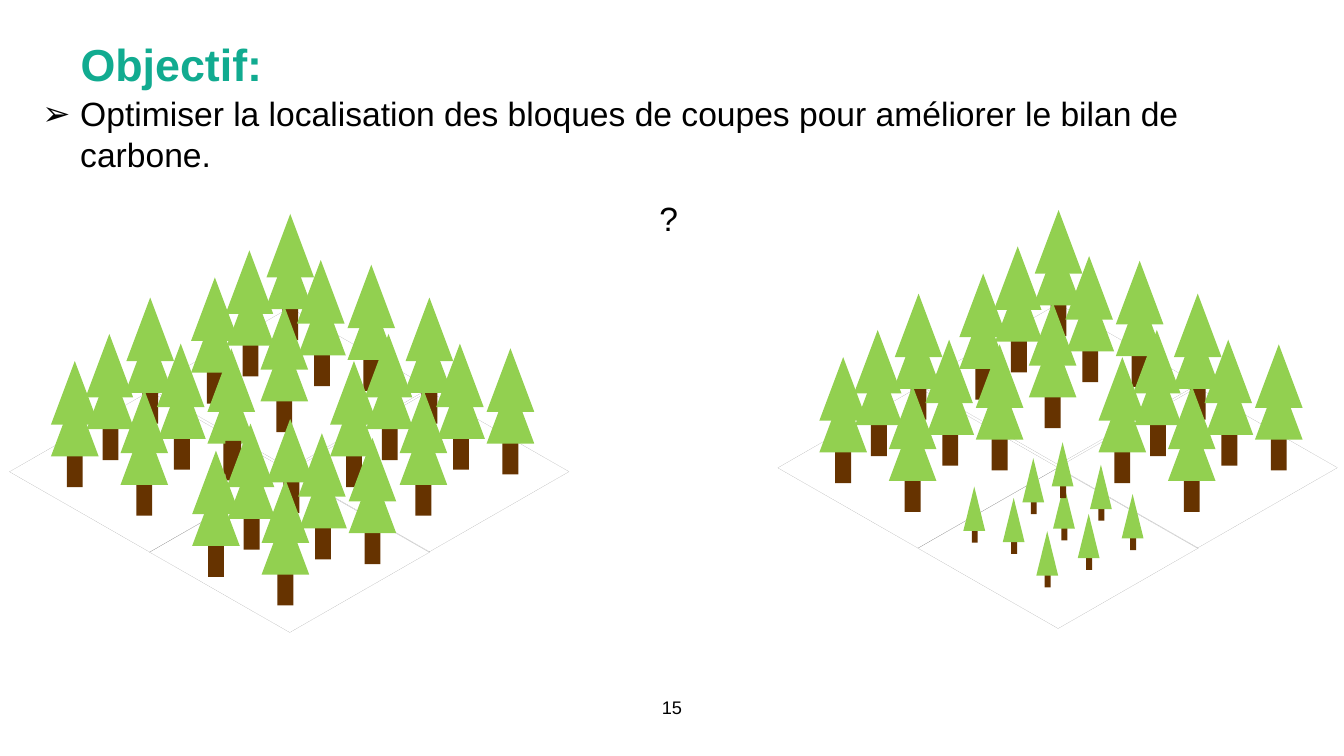
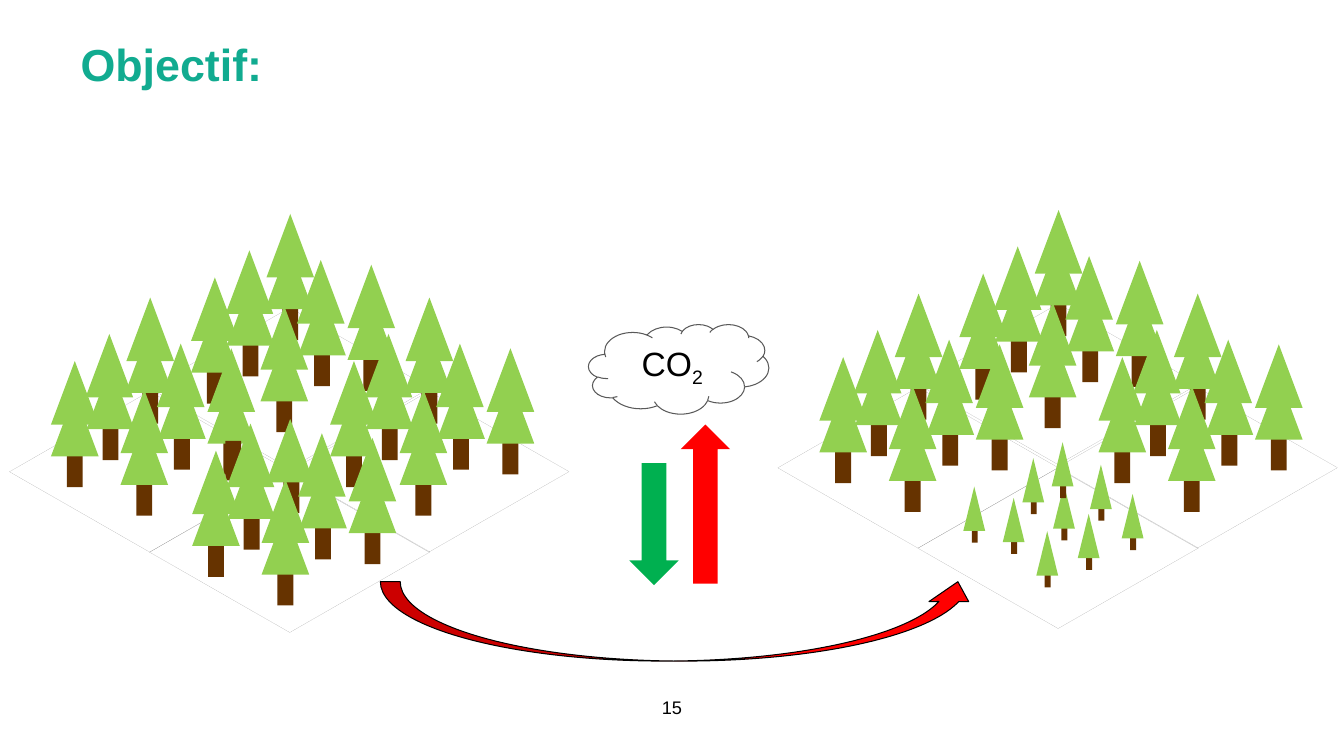
Before and after one commit to Bureau-du-Forestier-en-chef/FMT, a slide deck: slide 15 of Documentation/FORAC_carbone.pptx. Drawn at 1344x756 pixels with LibreOffice and Linux fonts; fonts in the diff are those of the drawing; background and template pictures are left out. Boxes give left, top, right and bottom in pixels: in the first picture for what was removed or moved away, otherwise in the second. Text is boxed around its words. In the diff, an @@ line names an element or a change of style, - is before the commit and + after.

```diff
--- a/Documentation/FORAC_carbone.pptx
+++ b/Documentation/FORAC_carbone.pptx
@@ text removed at <box>80,101,1178,168</box> @@
-  ➢ Optimiser la localisation des bloques de coupes pour améliorer le bilan de carbone.
@@ text removed at <box>635,193,702,243</box> @@
-?
@@ cloud added at <box>589,325,769,414</box>, fill #FFFFFF, outline #595959 0.75 pt, 24 pt, text #000000 @@
+CO2
@@ down arrow added at <box>681,424,730,584</box>, fill #FF0000 @@
@@ down arrow added at <box>629,463,679,585</box>, fill #00B050 @@
@@ curved up arrow added at <box>380,582,978,661</box>, fill #FF0000, outline #000000 0.75 pt @@
```
Also in this commit, not shown: 1 other slide changed, 3 slides added, 1 other file.
